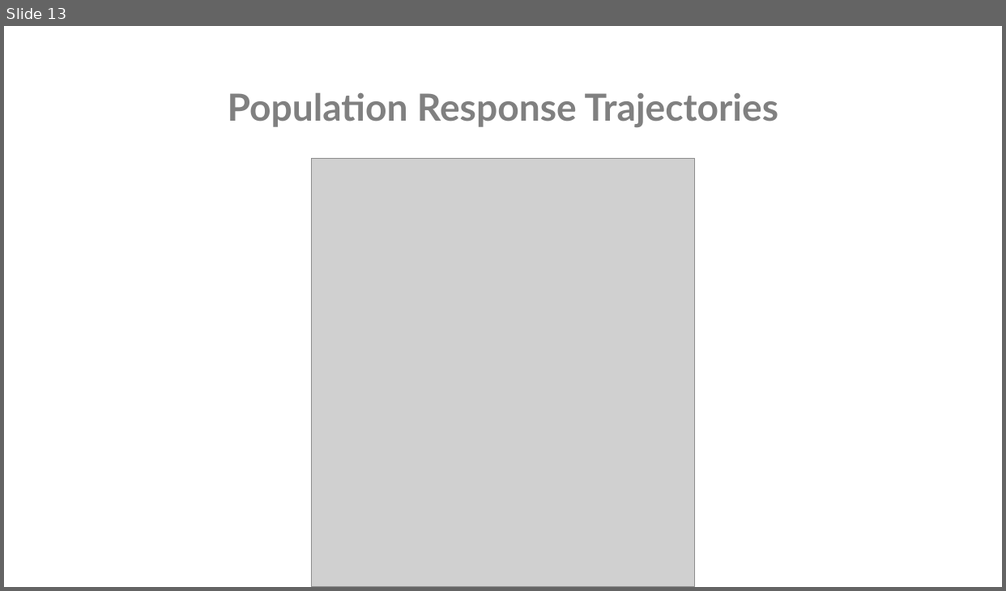
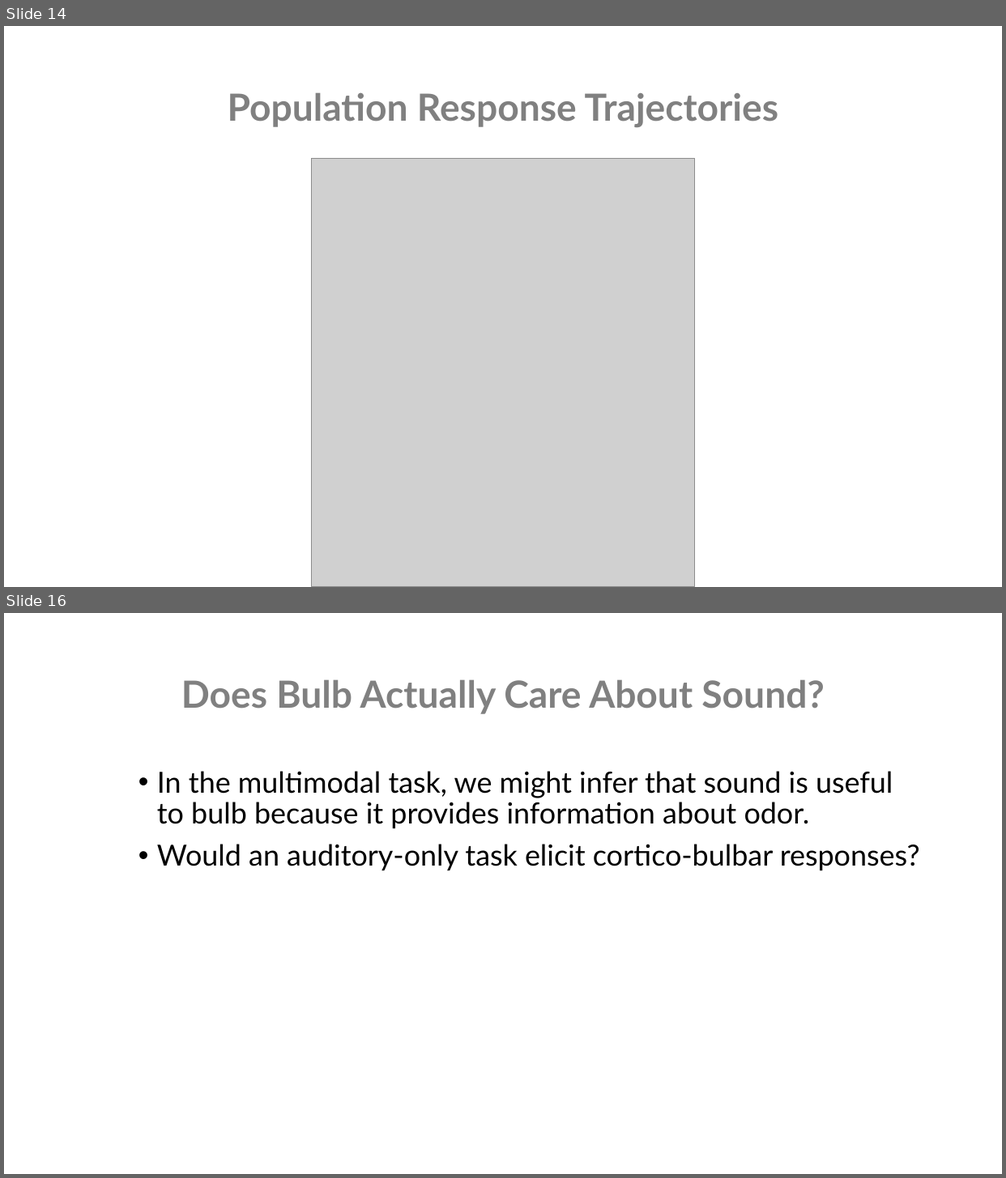
Before and after one commit to nghess/cnjc, a slide deck: multimodal_olfactory_feedback/hernandez_etal_2025.pptx. Shown one above the other, each under a label of ours: slide 13 before the commit, slides 14 and 16 after it; the slides between them are not shown. The pictures are 1006x591 and 1006x1178 pixels, drawn with LibreOffice and Linux fonts; fonts in the diff are those of the drawing; grey boxes stand for pictures. Boxes give left, top, right and bottom in pixels: in the first picture for what was removed or moved away, otherwise in the second. Text is boxed around its words. In the diff, an @@ line names an element or a change of style, - is before the commit and + after.

```diff
--- a/multimodal_olfactory_feedback/hernandez_etal_2025.pptx
+++ b/multimodal_olfactory_feedback/hernandez_etal_2025.pptx
@@ slide 16 added at <box>4,613,1002,1174</box>, background #FFFFFF @@
@@ title added at <box>181,680,824,714</box>, 36 pt, text #808080, bold @@
+Does Bulb Actually Care About Sound?
@@ text added at <box>157,771,920,871</box>, 28 pt, text #000000 @@
+• In the multimodal task, we might infer that sound is useful to bulb because it provides information about odor.
+• Would an auditory-only task elicit cortico-bulbar responses?
@@ what was slide 13 is now slide 14 @@
```
Also in this commit, not shown: 3 slides changed, 10 other slides added, 3 slides removed, 8 other files.
